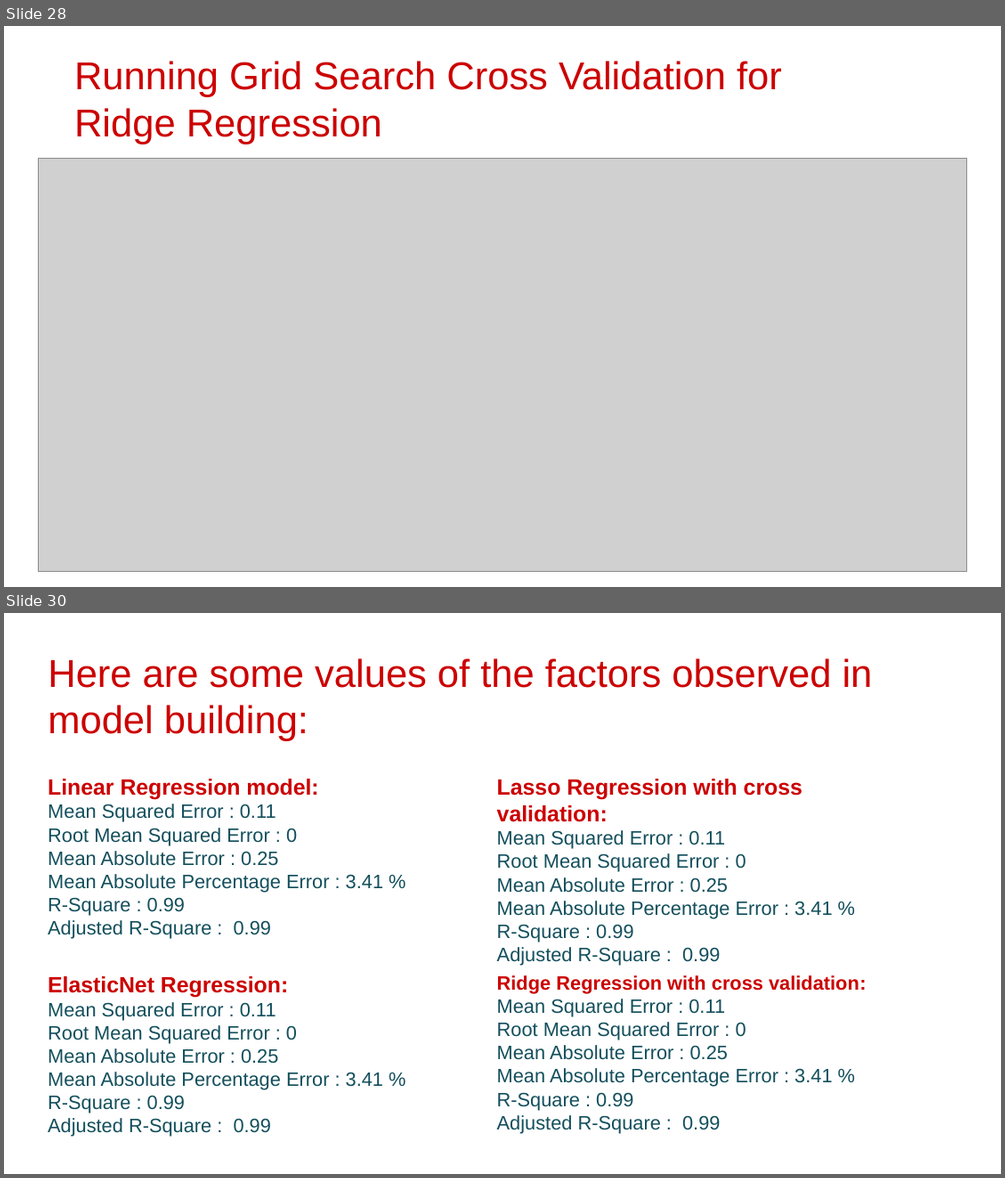
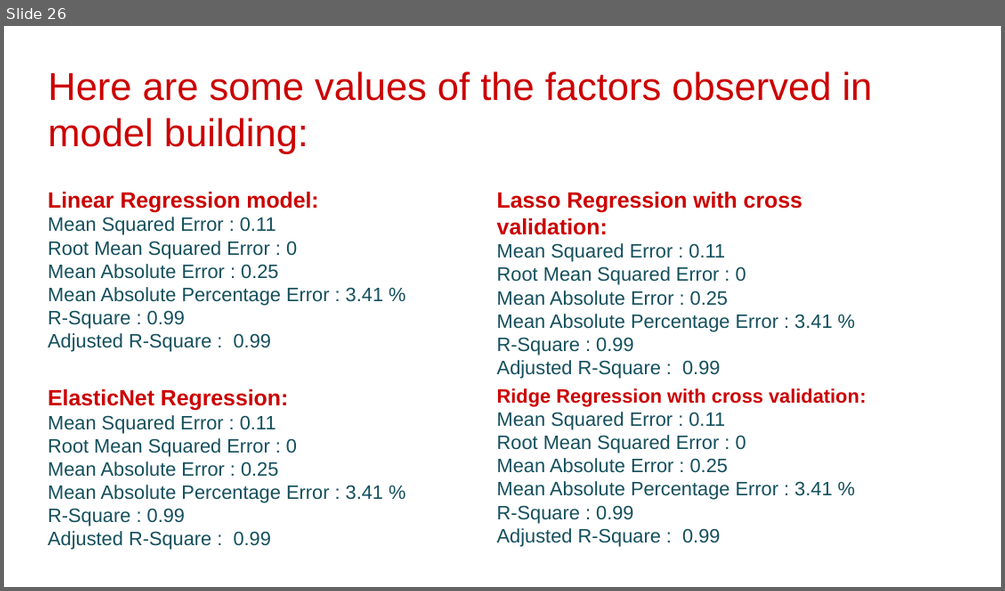
Before and after one commit to hrithikwel8/Rossmann_Sales_Prediction, a slide deck: Rossmann_Sales_Prediction_ppt.pptx. Shown one above the other, each under a label of ours: slides 28 and 30 before the commit, slide 26 after it; the slides between them are not shown. The pictures are 1005x1178 and 1005x591 pixels, drawn with LibreOffice and Linux fonts; fonts in the diff are those of the drawing; grey boxes stand for pictures; background and template pictures are left out. Boxes give left, top, right and bottom in pixels: in the first picture for what was removed or moved away, otherwise in the second. Text is boxed around its words. In the diff, an @@ line names an element or a change of style, - is before the commit and + after.

```diff
--- a/Rossmann_Sales_Prediction_ppt.pptx
+++ b/Rossmann_Sales_Prediction_ppt.pptx
@@ slide 28 removed at (4,26,1001,587), background #FFFFFF @@
@@ title removed at (74,61,782,144) @@
-Running Grid Search Cross Validation for Ridge Regression
@@ picture removed at (38,159,967,572) @@
@@ what was slide 30 is now slide 26 @@
```
Also in this commit, not shown: 2 slides changed, 2 slides added, 4 other slides removed.
